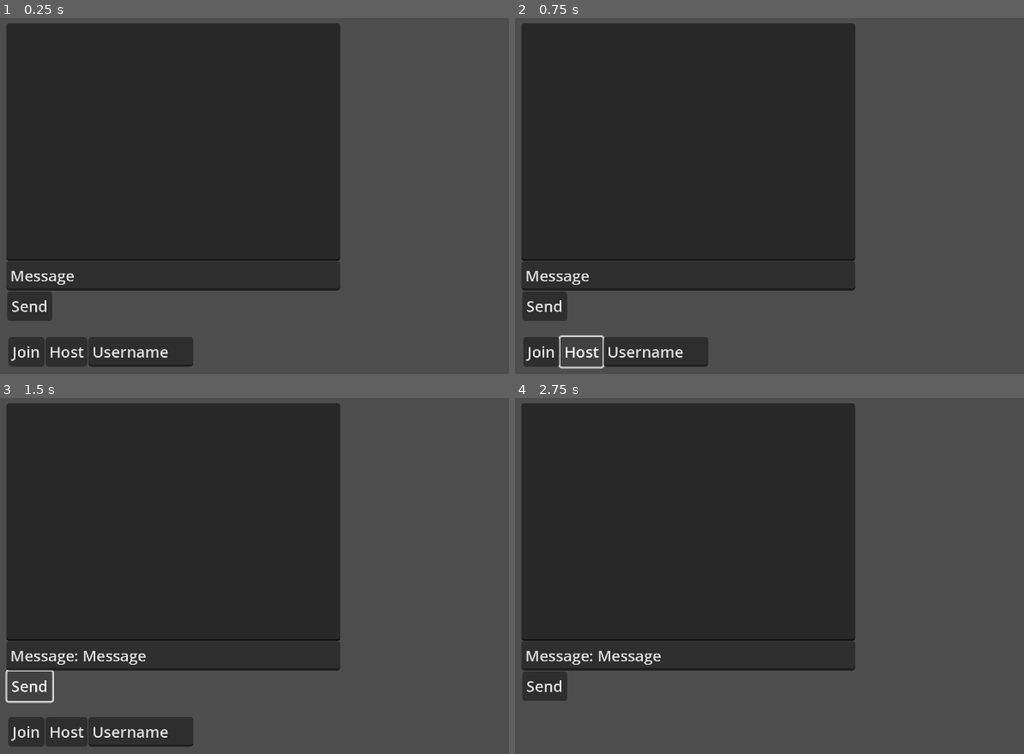
Above: before the commit, frames 1-4 (two rows, left to right).
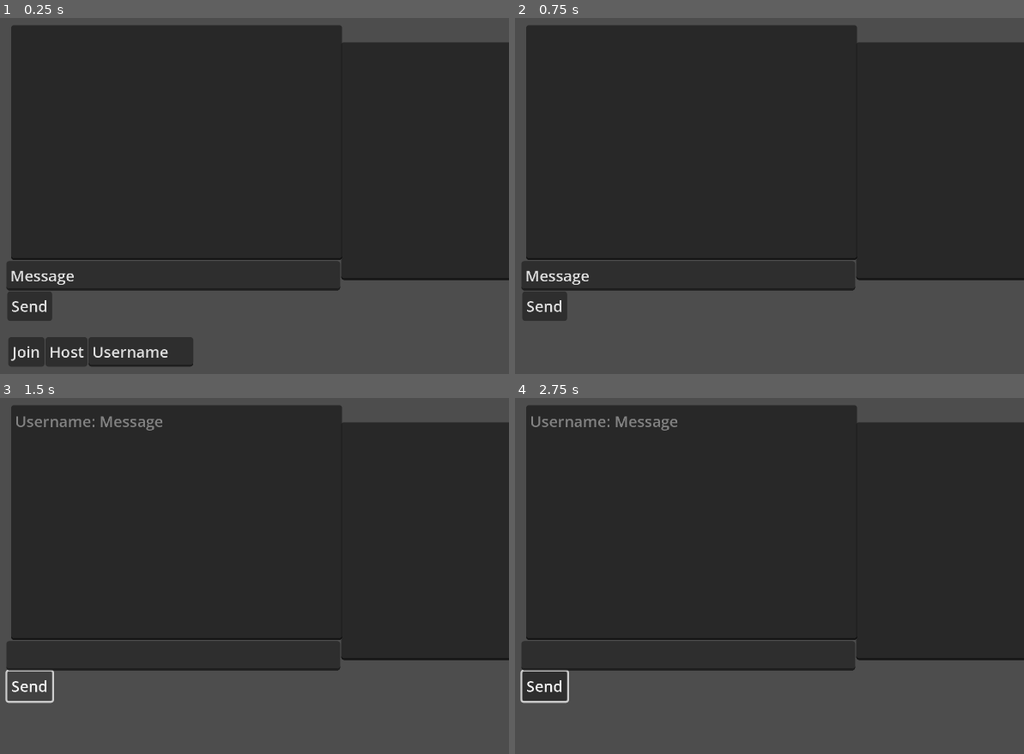
Above: after the commit, the same moments.

Repository: Yuepzee/CSE108_Project
Game: Godot game, scene res://Scenes/ChatRoom.tscn
Same seed, same stepped clock (60 frames per second), same inputs: the game is played once before the commit and once after it. This scene is started directly instead of the project's main scene.
Inputs (mouse positions are in pixels of both pictures, inside the frame that each line leads up to):
- Up to frame 1 (0.25 s): no input
- Up to frame 2 (0.75 s): click "Host" at 0.5 s
- Up to frame 3 (1.5 s): click "Send" at 1.25 s
- Up to frame 4 (2.75 s): click (540, 732) at 2 s, where only the run before the commit has a clickable "Join"

The runs differ from the first frame. In frame 1, 23% of the frame differs, in the area x 1-100%, y 1-74%; in frame 2, 25%; in frame 3, 27%, in the area x 1-100%, y 1-98%; in frame 4, 24%.

Commit message:
fixed chat finally

Diff:
--- a/chat_hub_game/Scenes/ChatRoom.tscn
+++ b/chat_hub_game/Scenes/ChatRoom.tscn
@@ -40,15 +40,23 @@
 text = "Message"
 
 [node name="Messages" type="TextEdit" parent="."]
-offset_top = -324.0
-offset_right = 350.0
-offset_bottom = -74.0
+offset_left = 351.0
+offset_top = -304.0
+offset_right = 701.0
+offset_bottom = -54.0
 editable = false
 
 [node name="Camera2D" type="Camera2D" parent="."]
 position = Vector2(167, -137)
 zoom = Vector2(0.4, 0.4)
 
+[node name="ChatDisplay" type="TextEdit" parent="."]
+offset_left = 5.0
+offset_top = -322.0
+offset_right = 352.0
+offset_bottom = -75.0
+editable = false
+
 [connection signal="pressed" from="Host" to="." method="_on_host_pressed"]
 [connection signal="pressed" from="Join" to="." method="_on_join_pressed"]
 [connection signal="pressed" from="Send" to="." method="_on_send_pressed"]
--- a/chat_hub_game/Scenes/chat_room.gd
+++ b/chat_hub_game/Scenes/chat_room.gd
@@ -1,10 +1,11 @@
-#https://www.youtube.com/watch?v=kJ45IAcNLCg&ab_channel=Gwizz
 extends Node2D
+
 @onready var host = $Host
 @onready var join = $Join
 @onready var username = $Username
 @onready var send = $Send
 @onready var message = $Message
+@onready var chat_display = $ChatDisplay  # Add a separate TextEdit or RichTextLabel for displaying messages
 
 var real_user : String
 var msg : String
@@ -14,6 +15,12 @@
 	peer.create_server(1027)
 	get_tree().set_multiplayer(SceneMultiplayer.new(), self.get_path())
 	multiplayer.multiplayer_peer = peer
+	# Setup UI for host
+	host.hide()
+	join.hide()
+	real_user = username.text
+	username.hide()
+	print("Hosting server as: " + real_user)  # Debug print
 
 func _on_join_pressed():
 	var peer = ENetMultiplayerPeer.new()
@@ -21,14 +28,18 @@
 	get_tree().set_multiplayer(SceneMultiplayer.new(), self.get_path())
 	multiplayer.multiplayer_peer = peer
 	joined()
+	print("Joined server as: " + real_user)  # Debug print
 
 func _on_send_pressed():
-	rpc("msg_rpc", real_user, message.text)
+	if message.text.strip_edges() != "":
+		print("Sending message: " + message.text)  # Debug print
+		rpc("msg_rpc", real_user, message.text)
+		message.text = ""  # Clear the input field after sending
 
-@rpc ("any_peer", "call_local")
-
-func msg_rpc(real_user, data):
-	message.text += str(real_user, ": ", data, "\n")
+@rpc("any_peer", "call_local")
+func msg_rpc(username, data):
+	print("Received message from " + username + ": " + data)  # Debug print
+	chat_display.text += str(username, ": ", data, "\n")  # Add to display field, not input field
 
 func joined():
 	host.hide()
